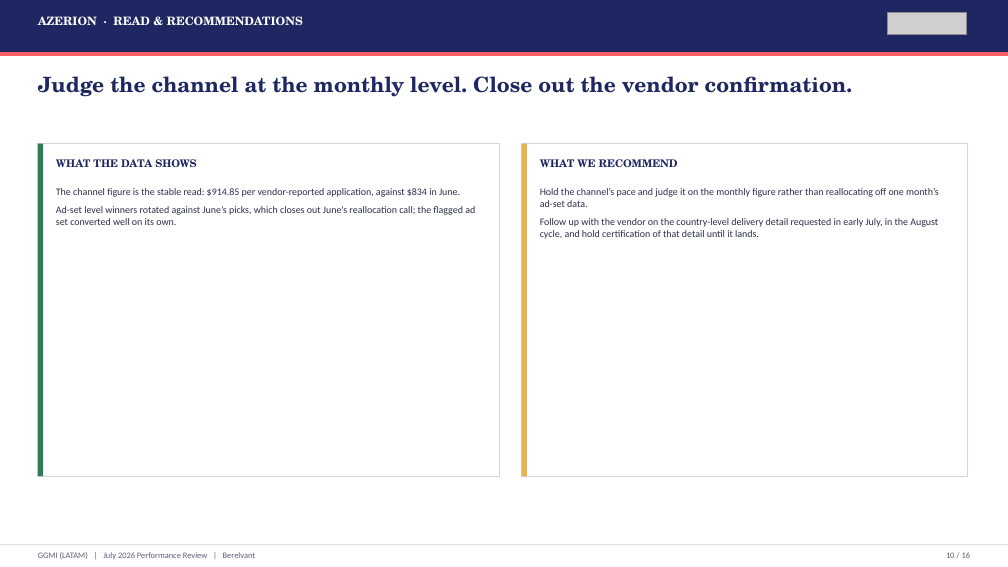
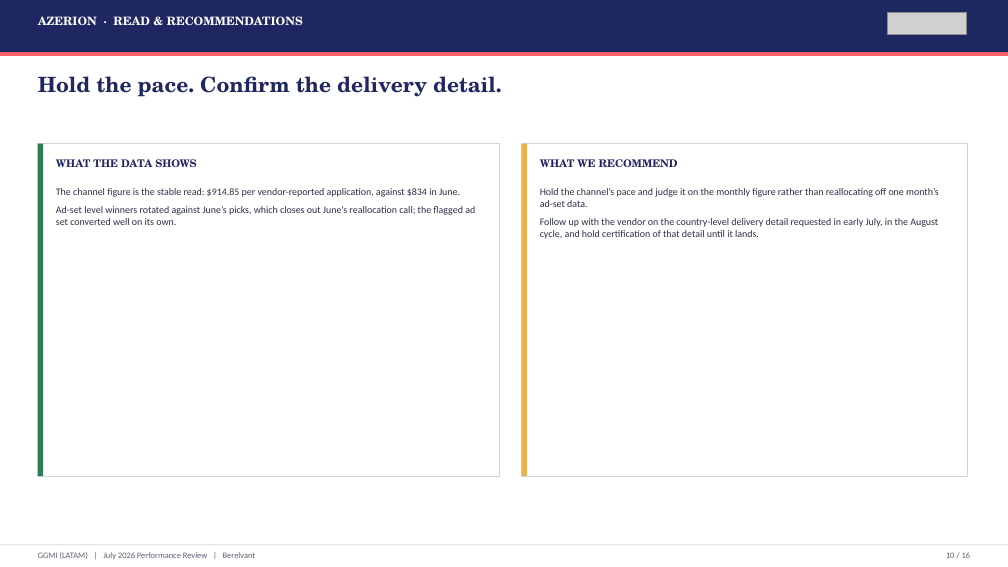
Before and after one commit to hablapro/brlvnt-reporting-hub, a slide deck: slide 10 of reports/forex/ggmi/2026-07/output/GGMI_LATAM_July_2026_Performance_Review.pptx. Drawn at 1008x567 pixels with LibreOffice and Linux fonts; fonts in the diff are those of the drawing; grey boxes stand for pictures. Boxes give left, top, right and bottom in pixels: in the first picture for what was removed or moved away, otherwise in the second. Text is boxed around its words. In the diff, an @@ line names an element or a change of style, - is before the commit and + after.

```diff
--- a/reports/forex/ggmi/2026-07/output/GGMI_LATAM_July_2026_Performance_Review.pptx
+++ b/reports/forex/ggmi/2026-07/output/GGMI_LATAM_July_2026_Performance_Review.pptx
@@ text at (38, 76, 502, 97): text changed @@
-Judge the channel at the monthly level. Close out the vendor confirmation.
+Hold the pace. Confirm the delivery detail.
```
Also in this commit, not shown: 10 other slides changed, 3 other files.
